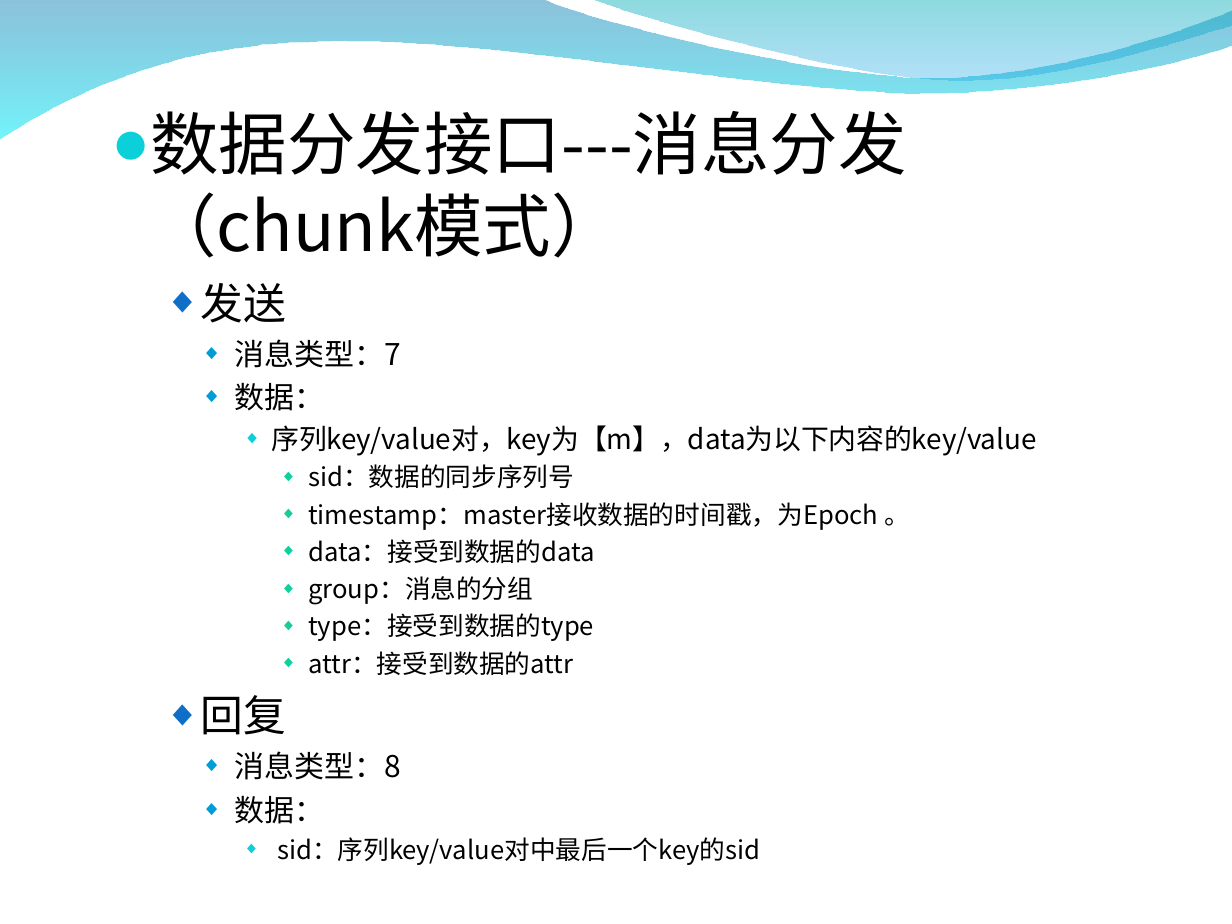
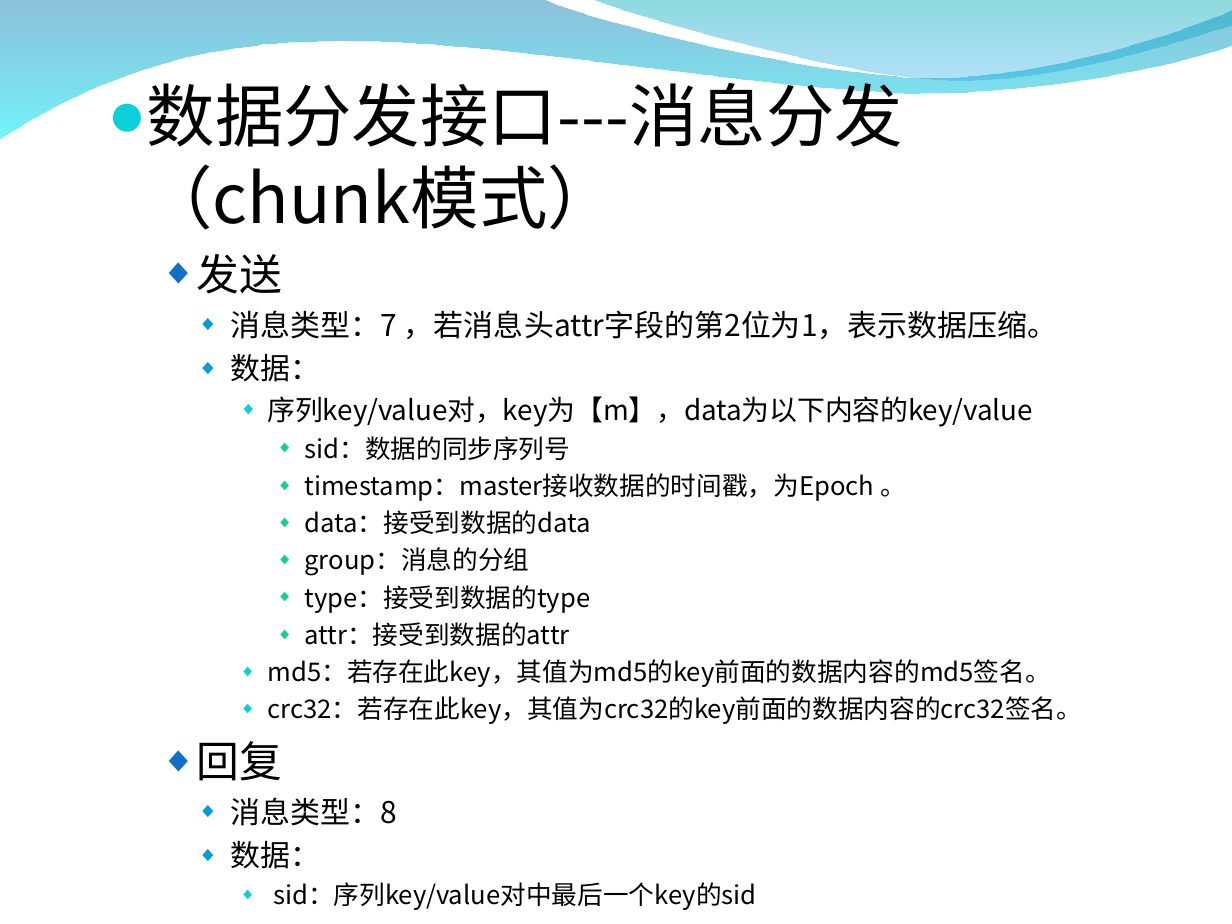
Before and after one commit to zxf1864/cwinux-mq, a slide deck: slide 16 of mq/doc/mq_introduce.ppt. Drawn at 1232x924 pixels with LibreOffice and Linux fonts; fonts in the diff are those of the drawing; background and template pictures are left out. Boxes give left, top, right and bottom in pixels: in the first picture for what was removed or moved away, otherwise in the second. Text is boxed around its words. In the diff, an @@ line names an element or a change of style, - is before the commit and + after.

```diff
--- a/mq/doc/mq_introduce.ppt
+++ b/mq/doc/mq_introduce.ppt
@@ text "数据分发接口---消息分发（chunk模式）": place and size @@
-text "数据分发接口---消息分发（chunk模式）" at (148,111,1036,865)
+text "数据分发接口---消息分发（chunk模式）" at (144,71,1083,910)
@@ text at (230,310,1058,339): text changed @@
-    ◆ 消息类型：7
+    ◆ 消息类型：7 ，若消息头attr字段的第2位为1，表示数据压缩。
@@ text at (268,659,1083,724): paragraphs added @@
+      ◆ md5：若存在此key，其值为md5的key前面的数据内容的md5签名。
+      ◆ crc32：若存在此key，其值为crc32的key前面的数据内容的crc32签名。
```
Also in this commit, not shown: 12 other slides changed, 10 slides added, 1 other file.
